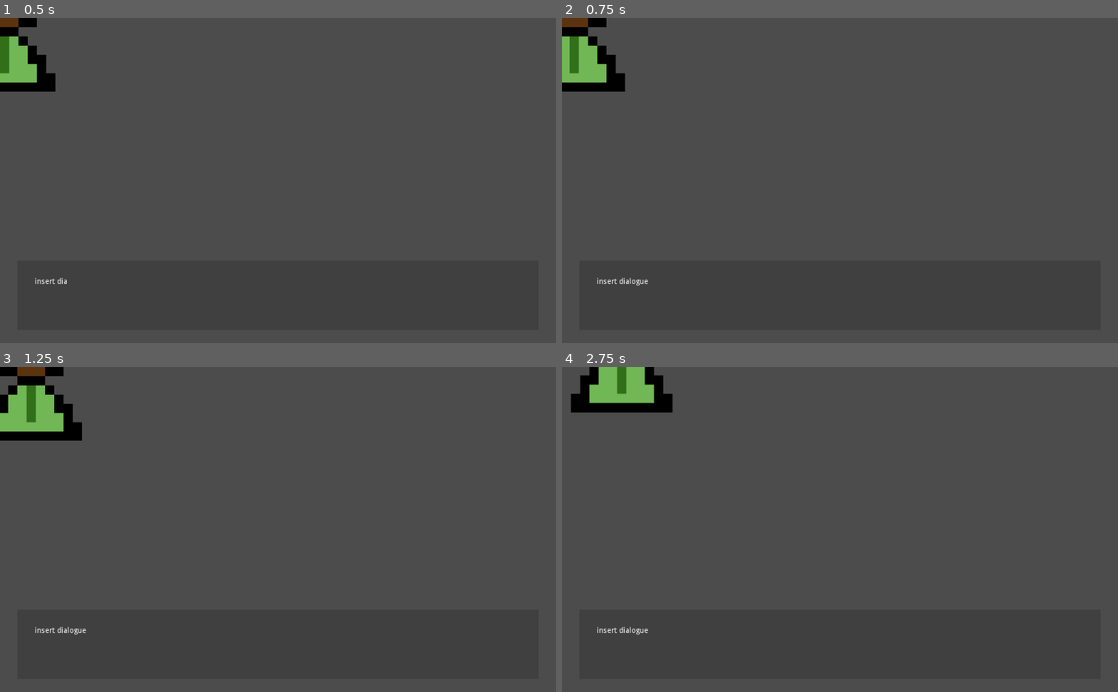
Above: before the commit, frames 1-4 (two rows, left to right).
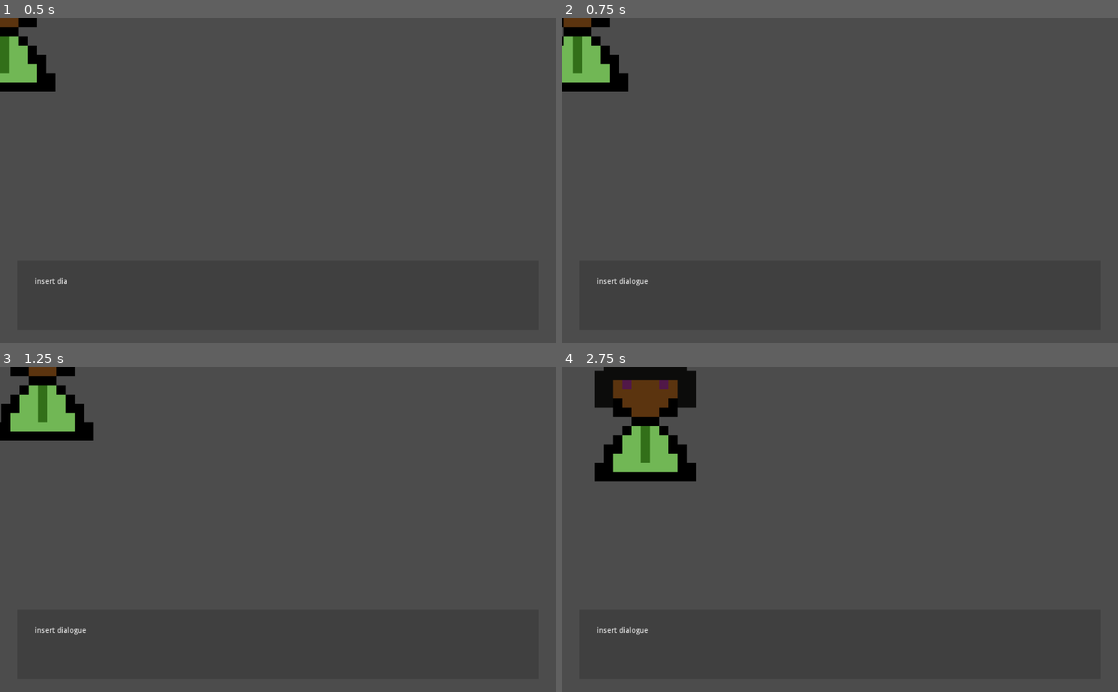
Above: after the commit, the same moments.

Repository: DerpScarab/ComputerScienceGaem
Game: Godot game, scene res://scenes/World.tscn
The game is run twice, just before and just after one commit, with the same random seed, the same clock (stepped at 60 frames per second) and the same inputs. The project has no main scene, so this scene is started directly.
Inputs:
- Up to frame 1 (0.5 s): no input
- Up to frame 2 (0.75 s): tap Enter at 0.5 s; hold Right (ui_right) from 0.53 s (still down)
- Up to frame 3 (1.25 s): keep holding Right (ui_right)
- Up to frame 4 (2.75 s): release Right (ui_right) at 1.28 s; hold Down (ui_down) 1.28-2.03 s; hold Right (ui_right) from 2.03 s (still down)

Frame 1 is identical in both runs. In frame 2, 0.4% of the frame differs, in the area x 0-12%, y 0-23%; in frame 3, 1.7%; in frame 4, 5.4%, in the area x 1-25%, y 0-36%.
Error before the commit: Invalid get index 'type' (on base: 'InputEventKey'). (res://scenes/RichTextLabel.gd:15)

Commit message:
Minor fixes
Fixing walking in all scenes

Diff:
--- a/New Game Project/scenes/Player.gd
+++ b/New Game Project/scenes/Player.gd
@@ -1,7 +1,7 @@
 extends KinematicBody2D
 
-# Declare member variables here. Examples:
-const SPEED = 70
+# Movement speed
+const SPEED = 100
 var movedir = Vector2(0,0)
 
 # Called when the node enters the scene tree for the first time.
@@ -16,8 +16,8 @@
 func controls_loop():
 	var LEFT  = Input.is_action_pressed("ui_left")
 	var RIGHT = Input.is_action_pressed("ui_right")
-	var UP    = Input.is_action_pressed("ui_up")
-	var DOWN  = Input.is_action_pressed("ui_down")
+	var UP    = Input.is_action_pressed("ui_down")
+	var DOWN  = Input.is_action_pressed("ui_up")
 
 	movedir.x = -int(LEFT) + int(RIGHT)
 	movedir.y = -int(DOWN) + int(UP)
--- a/New Game Project/scenes/RichTextLabel.gd
+++ b/New Game Project/scenes/RichTextLabel.gd
@@ -11,15 +11,15 @@
 	set_process_input(true)
 
 # Called every frame. 'delta' is the elapsed time since the previous frame.
-func _input(event):
-	if event.type == InputEvent.MOUSE_BUTTON && event.is_action_pressed():
-		if get_visible_characters() > get_total_character_count():
-				if page < dialogue.size()-1:
-					page += 1
-					set_bbcode(dialogue[page])
-					set_visible_characters(0)
-		else:
-			set_visible_characters(get_total_character_count())
+# func _input(event):
+	# if event.type == InputEvent.MOUSE_BUTTON && event.is_action_pressed():
+		# if get_visible_characters() > get_total_character_count():
+				# if page < dialogue.size()-1:
+					# page += 1
+					# set_bbcode(dialogue[page])
+					# set_visible_characters(0)
+		# else:
+			# set_visible_characters(get_total_character_count())
 
 func _on_Timer_timeout():
 	set_visible_characters(get_visible_characters()+1)
